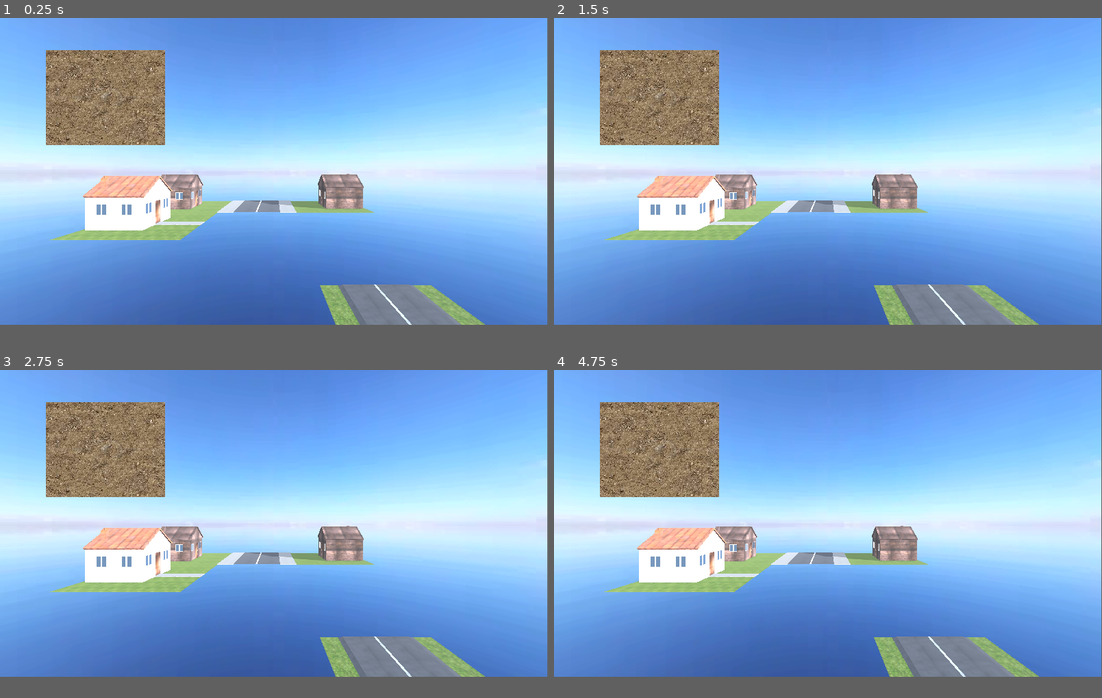
Above: before the commit, frames 1-4 (two rows, left to right).
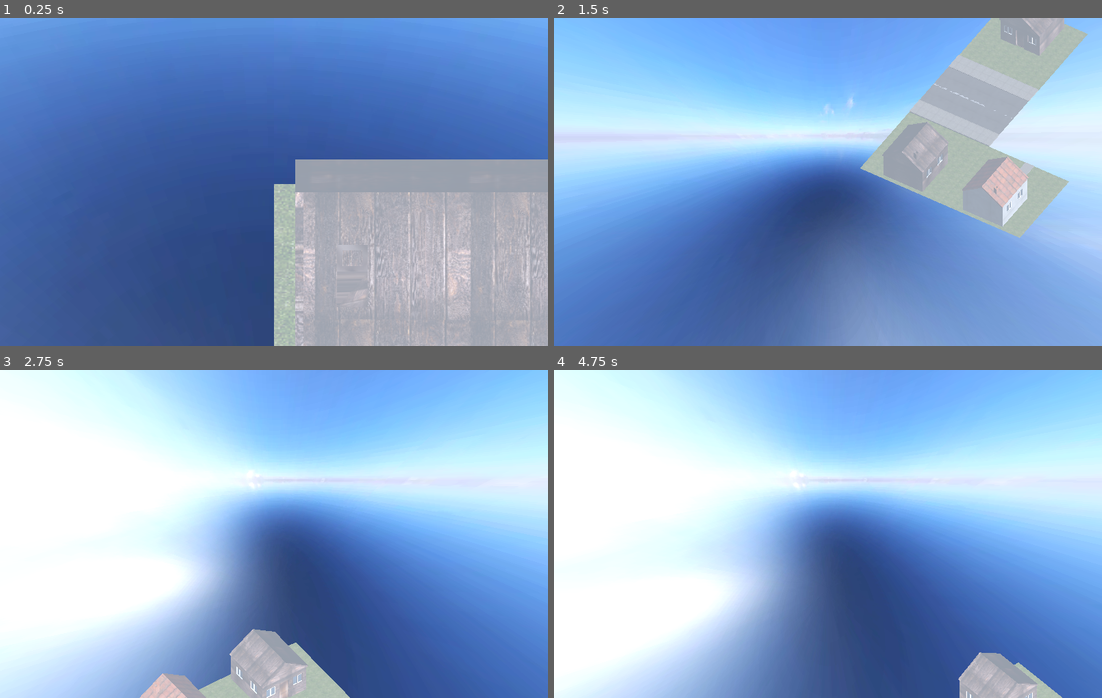
Above: after the commit, the same moments.

Repository: JakubOlejnik2007/Klimatopolis
Game: Godot game, scene res://main.tscn
The game is run twice, just before and just after one commit, with the same random seed, the same clock (stepped at 60 frames per second) and the same inputs.
Inputs (mouse positions are in pixels of both pictures, inside the frame that each line leads up to):
- Up to frame 1 (0.25 s): no input
- Up to frame 2 (1.5 s): tap Enter at 0.5 s; move the mouse to (948, 155) at 0.52 s; hold Right (ui_right) 0.53-1.28 s; tap Mouse wheel up (zoom_in, bound only after the commit) at 0.6 s; tap Mouse wheel down (zoom_out, bound only after the commit) at 0.8, 1.35 s; move the mouse to (718, 185) at 1.27 s; hold S from 1.28 s (still down)
- Up to frame 3 (2.75 s): tap Mouse wheel up (zoom_in, bound only after the commit) at 1.55, 2.1 s; move the mouse to (328, 455) at 2.02 s; release S at 2.03 s; hold Right (ui_right) from 2.03 s (still down); tap Mouse wheel down (zoom_out, bound only after the commit) at 2.3 s
- Up to frame 4 (4.75 s): move the mouse to (800, 583) at 2.77 s; release Right (ui_right) at 2.78 s; hold W 2.78-3.53 s; tap Mouse wheel down (zoom_out, bound only after the commit) at 2.85, 3.8, 4.35 s; tap Mouse wheel up (zoom_in, bound only after the commit) at 3.05, 3.6, 4.55 s; move the mouse to (992, 570) at 3.52 s; hold Left (ui_left) from 3.53 s (still down); move the mouse to (663, 478) at 4.27 s
In our replay, the window is 799x449 before the commit and 800x480 after it. These sizes can differ from the game's own. Grey fills any space a smaller window leaves; there, only what the larger window draws over its background counts as a difference.

The runs differ from the first frame. In frame 1, 90% of the frame differs, in the area x 0-100%, y 0-100%; in frame 2, 75%; in frame 3, 90%; in frame 4, 89%.

Commit message:
Base for camera movemant and fullscreen

Diff:
--- /dev/null
+++ b/World.gd
@@ -0,0 +1,50 @@
+extends Node3D
+
+var navigation_speed = 0.5
+var viewport_minimum = 200
+var viewport_resolution_variance = 800
+var viewport_resolution = Vector2(1200, 800)
+
+func _ready():
+	DisplayServer.window_set_mode(DisplayServer.WINDOW_MODE_FULLSCREEN)
+	_update_viewport_resolution()
+	get_tree().get_root().set_size(viewport_resolution)
+
+
+func _update_viewport_resolution():
+	var fov_factor = $CameraPivot/SkyCamera.fov / 100.0
+	viewport_resolution = Vector2(fov_factor * viewport_resolution_variance + 400, fov_factor * viewport_resolution_variance)
+	get_tree().get_root().set_size(viewport_resolution)
+	print("Viewport Resolution: ", viewport_resolution)
+
+func _process(_delta):
+	var forward = -$CameraPivot.transform.basis.z.normalized() * navigation_speed
+
+	if Input.is_key_pressed(KEY_W):
+		$CameraPivot.translate(forward)
+	if Input.is_key_pressed(KEY_S):
+		$CameraPivot.translate(-forward)
+
+	if Input.is_key_pressed(KEY_A):
+		$CameraPivot.translate(forward.cross(Vector3.UP).normalized() * navigation_speed / 1.5 * -1)
+	if Input.is_key_pressed(KEY_D):
+		$CameraPivot.translate(-forward.cross(Vector3.UP).normalized() * navigation_speed / 1.5 * -1)
+
+	if Input.is_action_pressed("ui_left"):
+		$CameraPivot.rotate_y(1)
+	if Input.is_action_pressed("ui_right"):
+		$CameraPivot.rotate_y(-1)
+
+func _input(event):
+	if Input.is_action_just_pressed("zoom_in"):
+		_adjust_camera_size(-1)
+
+	if Input.is_action_just_pressed("zoom_out"):
+		_adjust_camera_size(1)
+
+func _adjust_camera_size(delta):
+	var new_size = clamp($CameraPivot/SkyCamera.size + delta, 5, 100)
+	if new_size != $CameraPivot/SkyCamera.size:
+		$CameraPivot/SkyCamera.size = new_size
+		navigation_speed = new_size / 100.0
+		print("Navigation Speed: ", navigation_speed)
--- a/main.tscn
+++ b/main.tscn
@@ -1,16 +1,11 @@
-[gd_scene load_steps=12 format=3 uid="uid://dti4ug7vraxhs"]
+[gd_scene load_steps=10 format=3 uid="uid://dti4ug7vraxhs"]
 
+[ext_resource type="Script" path="res://World.gd" id="1_hk8vn"]
 [ext_resource type="PackedScene" uid="uid://jwgeeyijajcn" path="res://models/house1.fbx" id="1_km5l0"]
 [ext_resource type="PackedScene" uid="uid://b2eypxsobojwq" path="res://models/house2.fbx" id="3_04eca"]
-[ext_resource type="Shader" path="res://ground.gdshader" id="3_hfehs"]
-[ext_resource type="Texture2D" uid="uid://clstbfhs0gcei" path="res://textures/ground.png" id="4_orl45"]
 [ext_resource type="PackedScene" uid="uid://bw4tj28a5t1a6" path="res://models/road1.fbx" id="5_c6nle"]
 [ext_resource type="PackedScene" uid="uid://ejbghach522n" path="res://models/road2.fbx" id="6_abcer"]
 [ext_resource type="Texture2D" uid="uid://dchqd87rjhcgq" path="res://sky1.png" id="7_w5c0n"]
-
-[sub_resource type="ShaderMaterial" id="ShaderMaterial_voco2"]
-shader = ExtResource("3_hfehs")
-shader_parameter/ground = ExtResource("4_orl45")
 
 [sub_resource type="PanoramaSkyMaterial" id="PanoramaSkyMaterial_2tr2r"]
 panorama = ExtResource("7_w5c0n")
@@ -38,7 +33,8 @@
 fog_density = 0.0197
 fog_sky_affect = 0.085
 
-[node name="Node3D" type="Node3D"]
+[node name="World" type="Node3D"]
+script = ExtResource("1_hk8vn")
 
 [node name="house1" parent="." instance=ExtResource("1_km5l0")]
 transform = Transform3D(1, 0, 0, 0, 1, 0, 0, 0, 1, 1, 1, 1)
@@ -49,16 +45,8 @@
 [node name="house3" parent="." instance=ExtResource("3_04eca")]
 transform = Transform3D(1, 0, 0, 0, 1, 0, 0, 0, 1, 1, 1, 5)
 
-[node name="Camera3D" type="Camera3D" parent="."]
-transform = Transform3D(1, 0, 0, 0, 0.963818, 0, 0, 0, 1.10379, 3.42684, 1.04279, 7.05312)
-
-[node name="Ground" type="Sprite2D" parent="."]
-material = SubResource("ShaderMaterial_voco2")
-position = Vector2(222, 168)
-texture = ExtResource("4_orl45")
-
 [node name="road1" parent="." instance=ExtResource("5_c6nle")]
-transform = Transform3D(1, 0, 0, 0, 1, 0, 0, 0, 1, 3.2543, 0, 4.45915)
+transform = Transform3D(1, 0, 0, 0, 1, 0, 0, 0, 1, 3.16201, 0, 4.49625)
 
 [node name="road2" parent="." instance=ExtResource("6_abcer")]
 transform = Transform3D(1, 0, 0, 0, 1, 0, 0, 0, 1, 1, 1, 3)
@@ -75,3 +63,12 @@
 shadow_bias = 0.0
 shadow_opacity = 0.68
 shadow_blur = 1.757
+
+[node name="CameraPivot" type="Node3D" parent="."]
+
+[node name="SkyCamera" type="Camera3D" parent="CameraPivot"]
+transform = Transform3D(1, 0, 0, 0, 0.707107, 0.707107, 0, -0.707107, 0.707107, 0, 75, 75)
+projection = 1
+
+[node name="Origin" type="MeshInstance3D" parent="CameraPivot"]
+transform = Transform3D(0.707107, 0, 0.707107, 0, 1, 0, -0.707107, 0, 0.707107, 0, 0, 0)
--- a/project.godot
+++ b/project.godot
@@ -15,6 +15,23 @@
 config/features=PackedStringArray("4.3", "Forward Plus")
 config/icon="res://icon.svg"
 
+[display]
+
+window/size/window_height_override=1050
+
+[input]
+
+zoom_in={
+"deadzone": 0.5,
+"events": [Object(InputEventMouseButton,"resource_local_to_scene":false,"resource_name":"","device":-1,"window_id":0,"alt_pressed":false,"shift_pressed":false,"ctrl_pressed":false,"meta_pressed":false,"button_mask":0,"position":Vector2(0, 0),"global_position":Vector2(0, 0),"factor":1.0,"button_index":4,"canceled":false,"pressed":false,"double_click":false,"script":null)
+]
+}
+zoom_out={
+"deadzone": 0.5,
+"events": [Object(InputEventMouseButton,"resource_local_to_scene":false,"resource_name":"","device":-1,"window_id":0,"alt_pressed":false,"shift_pressed":false,"ctrl_pressed":false,"meta_pressed":false,"button_mask":0,"position":Vector2(0, 0),"global_position":Vector2(0, 0),"factor":1.0,"button_index":5,"canceled":false,"pressed":false,"double_click":false,"script":null)
+]
+}
+
 [rendering]
 
 textures/canvas_textures/default_texture_filter=0
Not shown, added: export_presets.cfg
Not shown, added: gra.console.exe
Not shown, added: gra.exe
Not shown, added: gra.exe~RF111280a.TMP
Not shown, added: gra.pck
Not shown, added: mai28B1.tmp
Not shown, added: mai4593.tmp
Not shown, added: maiDE2.tmp
